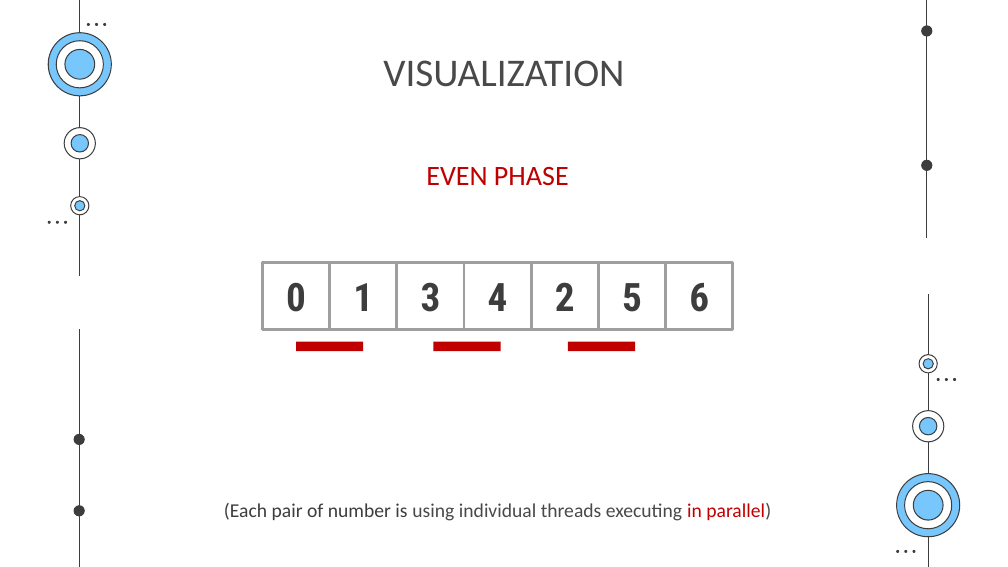
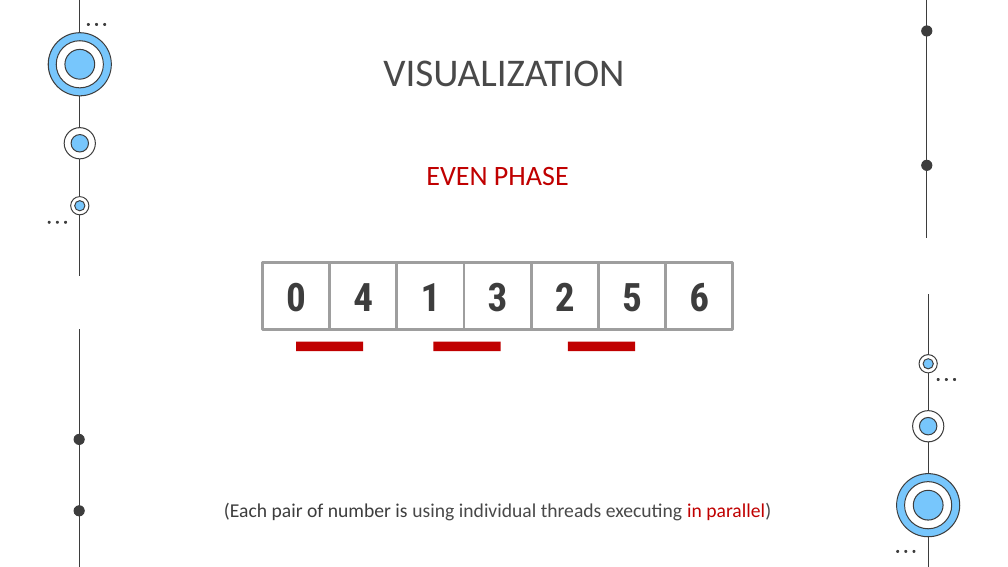
Before and after one commit to pnmq1103/cs163-seminar, a slide deck: slide 103 of presentation.pptx (slide 110 before the commit). Drawn at 1008x567 pixels with LibreOffice and Linux fonts; fonts in the diff are those of the drawing. Boxes give left, top, right and bottom in pixels: in the first picture for what was removed or moved away, otherwise in the second. Text is boxed around its words. In the diff, an @@ line names an element or a change of style, - is before the commit and + after.

```diff
--- a/presentation.pptx
+++ b/presentation.pptx
@@ rectangle "4": place and size @@
-rectangle "4" at [464,263,531,331]
+rectangle "4" at [330,263,397,331]
@@ rectangle "1": place and size @@
-rectangle "1" at [330,263,397,331]
+rectangle "1" at [397,263,465,331]
@@ rectangle "3": place and size @@
-rectangle "3" at [397,263,465,331]
+rectangle "3" at [464,263,531,331]
```
Also in this commit, not shown: 28 other slides changed, 5 slides removed.
